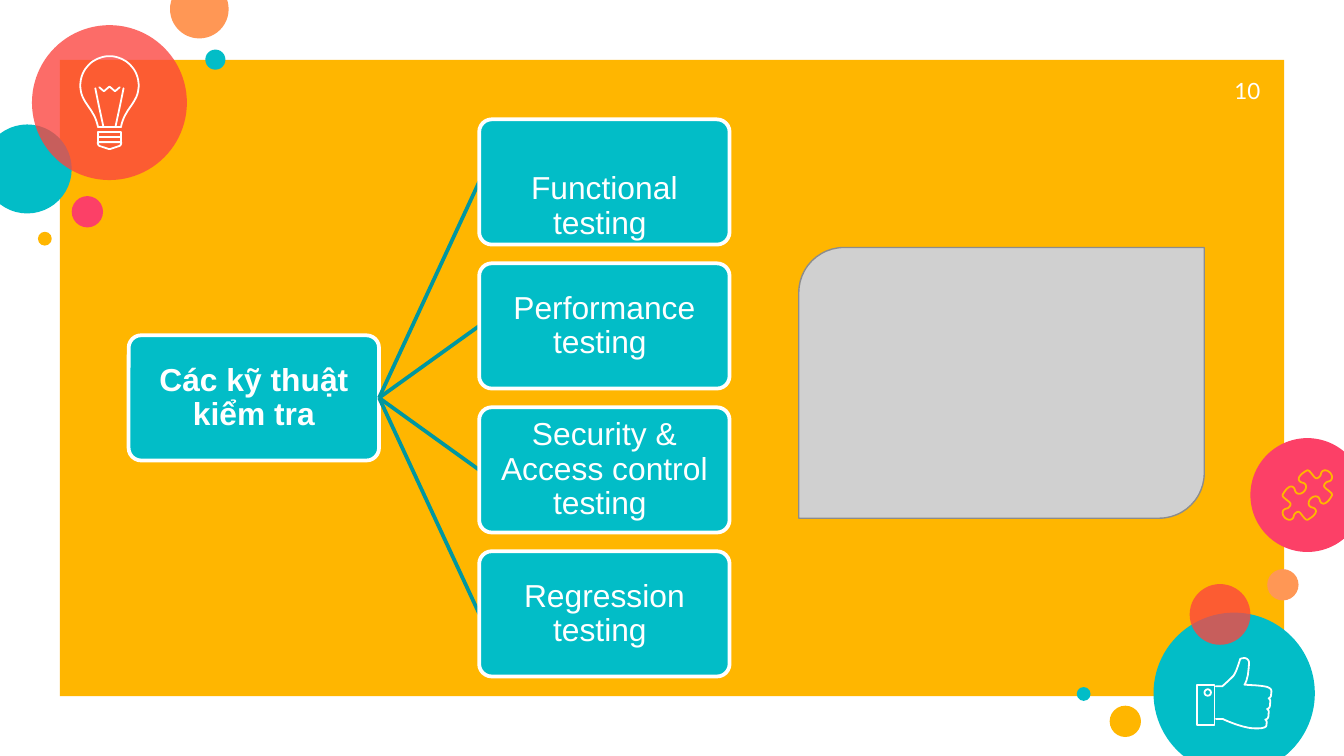
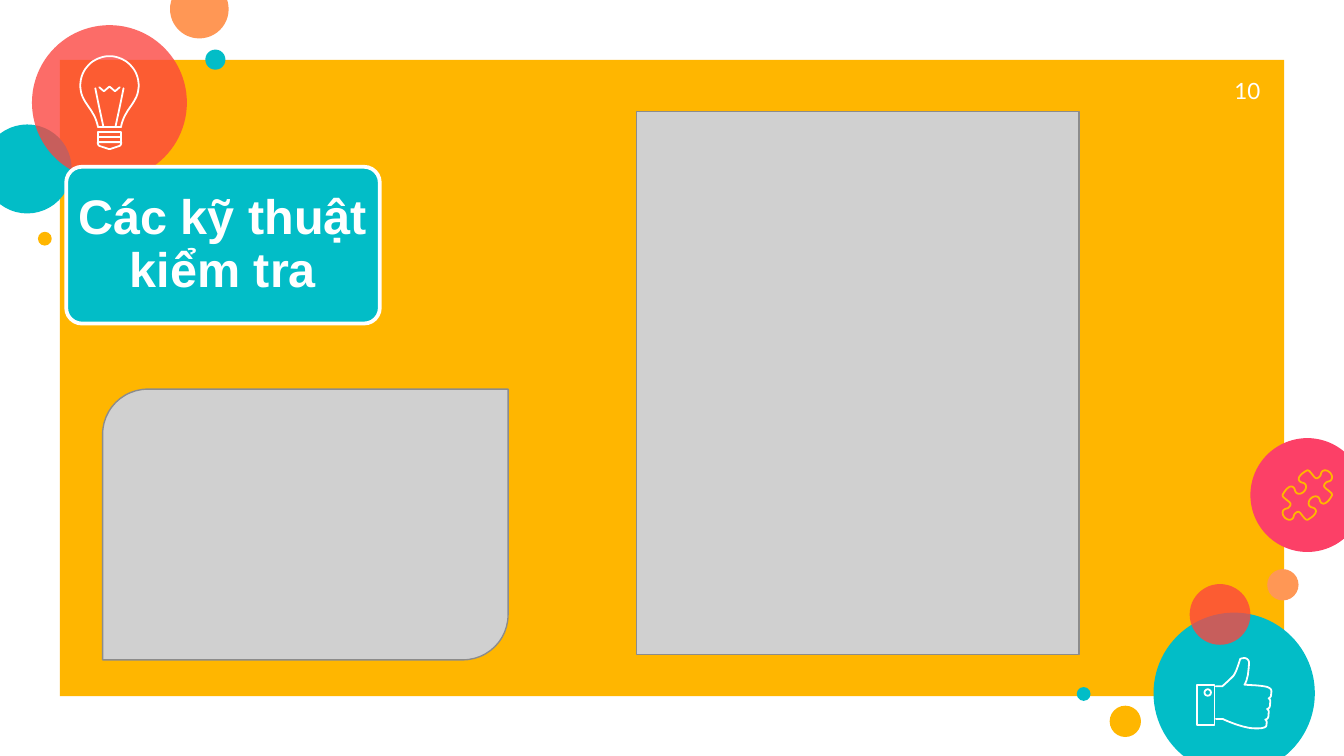
Before and after one commit to ngocvghy2000/AssignmentSOF303, a slide deck: slide 10 of thuyết trình ngay 23-4-2020/slide 22-4-20.pptx. Drawn at 1344x756 pixels with LibreOffice and Linux fonts; fonts in the diff are those of the drawing; grey boxes stand for pictures. Boxes give left, top, right and bottom in pixels: in the first picture for what was removed or moved away, otherwise in the second. Text is boxed around its words. In the diff, an @@ line names an element or a change of style, - is before the commit and + after.

```diff
--- a/thuyết trình ngay 23-4-2020/slide 22-4-20.pptx
+++ b/thuyết trình ngay 23-4-2020/slide 22-4-20.pptx
@@ picture added at [636,112,1079,655] @@
@@ rounded rectangle: place and size @@
-rounded rectangle at [129,336,379,461]
+rounded rectangle at [66,167,379,324]
@@ text "Các kỹ thuật kiểm tra": place and size @@
-text "Các kỹ thuật kiểm tra" at [159,367,349,426]
+text "Các kỹ thuật kiểm tra" at [79,197,367,288]
@@ text "Các kỹ thuật kiểm tra" at [79,197,367,288]: size 17 to 26 pt; more space between paragraphs @@
@@ ellipse removed at [71,196,102,227] @@
@@ picture: place and size @@
-picture at [798,247,1204,517]
+picture at [102,390,508,660]
@@ group removed at [377,120,730,676]: 4 freeform shapes, 4 rounded rectangles, 4 texts @@
-Functional testing
-Performance testing
-Security & Access control testing
-Regression testing
```
